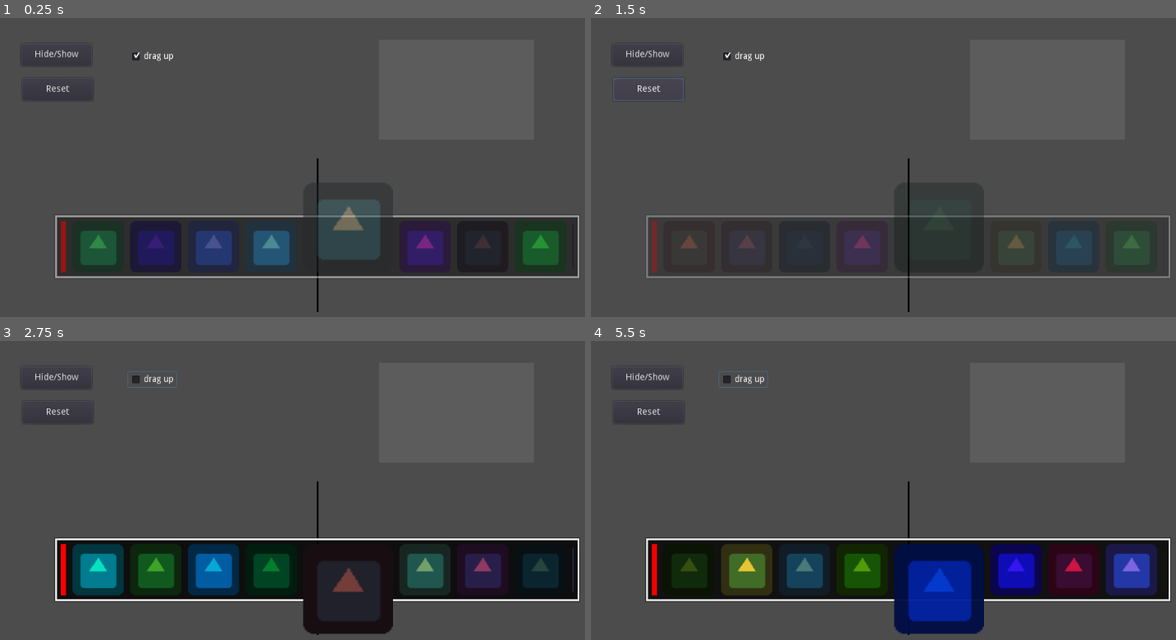
Above: before the commit, frames 1-4 (two rows, left to right).
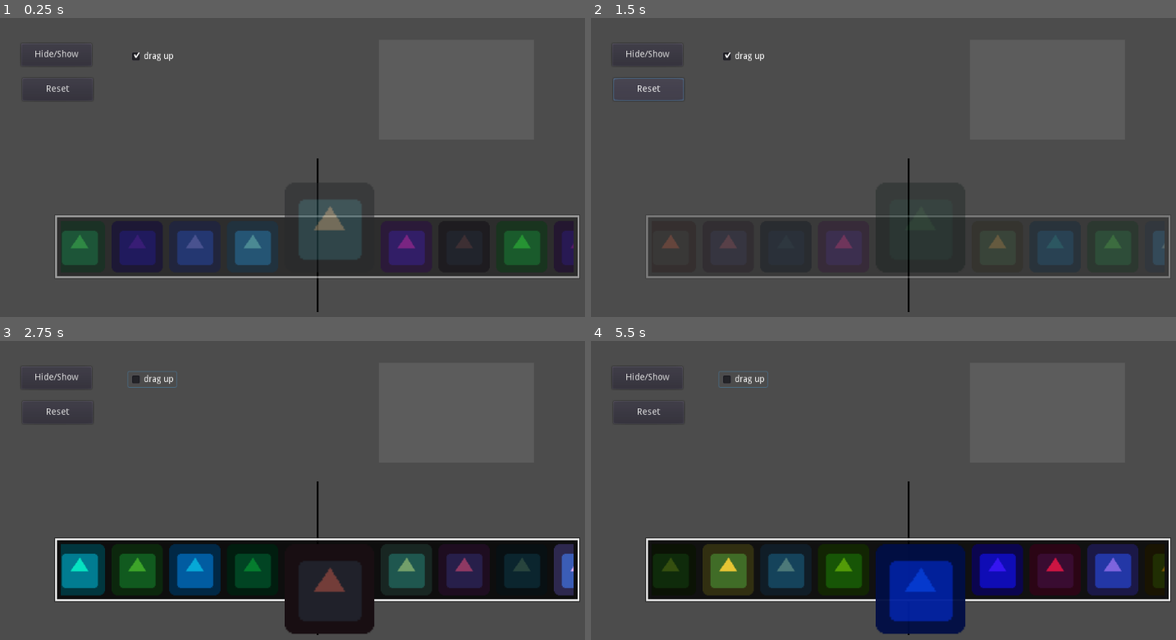
Above: after the commit, the same moments.

Repository: jeremyz/godot-stuff
Game: Godot game, scene res://Main.tscn
Same seed, same stepped clock (60 frames per second), same inputs: the game is played once before the commit and once after it. The engine's default icon, where the game draws it, is replaced by a stand-in: a white triangle on a blue panel in a dark square.
Inputs:
- Up to frame 1 (0.25 s): no input
- Up to frame 2 (1.5 s): click "Hide/Show" at 0.5 s; click "Reset" at 1.25 s
- Up to frame 3 (2.75 s): click "drag up" at 2 s
- Up to frame 4 (5.5 s): click "Hide/Show" at 2.75 s; click "drag up" at 3.5 s; click "Hide/Show" at 4.25 s; click "drag up" at 5 s

The runs differ from the first frame. In frame 1, 7.1% of the frame differs, in the area x 10-99%, y 60-86%; in frame 2, 1.9%; in frame 3, 8.5%; in frame 4, 10%, in the area x 10-99%, y 67-99%.

Commit message:
hrcontainer : fix center()

Diff:
--- a/hrcontainer/HRContainer.gd
+++ b/hrcontainer/HRContainer.gd
@@ -90,7 +90,7 @@
 
 func center() -> void:
 	if rect_size.x > container.get_minimum_size().x:
-		container.rect_position.x = (rect_size.x - container.get_minimum_size().x) / 2
+		container.rect_position.x = (rect_size.x - container.get_minimum_size().x - (slot_size.y - slot_size.x)) / 2
 		__container_updated()
 
 func enable(e : bool) -> void:
@@ -101,6 +101,7 @@
 		tween.stop_all()
 	if e:
 		_alpha(1)
+		center()
 	else:
 		_alpha(0)
 
